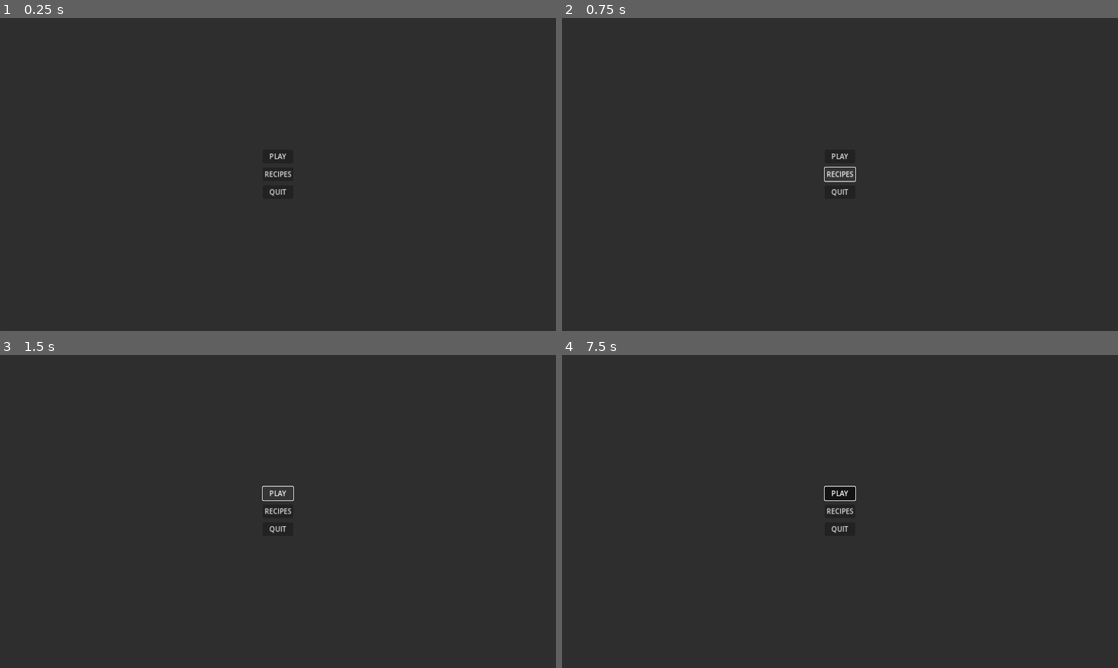
Above: before the commit, frames 1-4 (two rows, left to right).
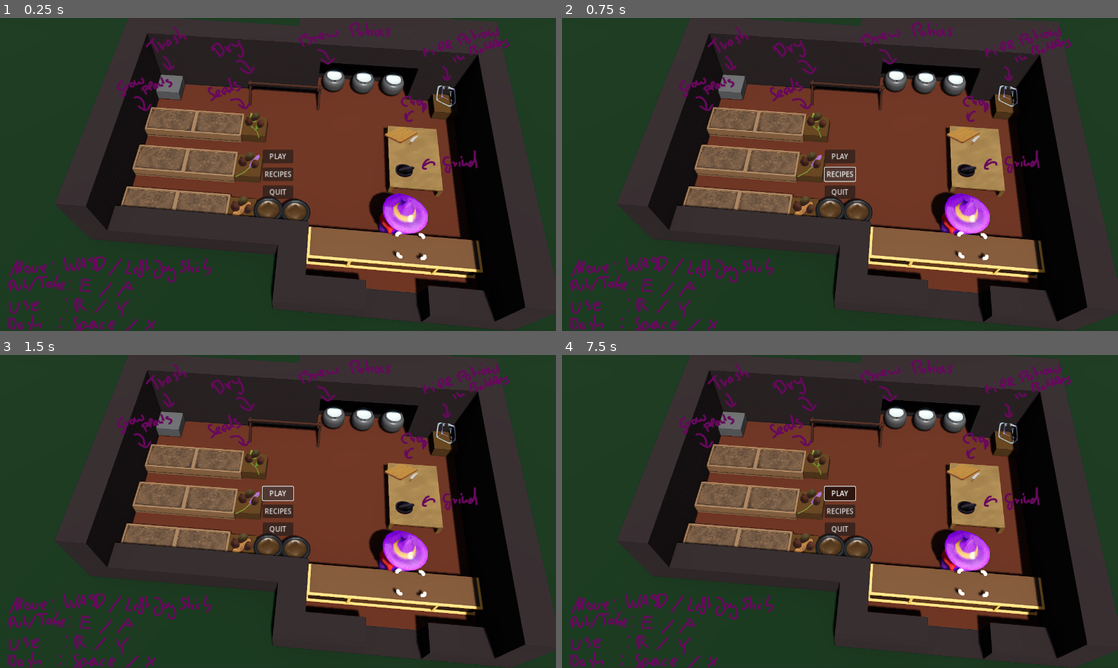
Above: after the commit, the same moments.

Repository: Byteron/potions
Game: Godot game, scene res://src/menu/title_screen.tscn
Same seed, same stepped clock (60 frames per second), same inputs: the game is played once before the commit and once after it.
Inputs:
- Up to frame 1 (0.25 s): no input
- Up to frame 2 (0.75 s): click "RECIPES" at 0.5 s
- Up to frame 3 (1.5 s): click "PLAY" at 1.25 s
- Up to frame 4 (7.5 s): click "PLAY" at 2 s; tap Enter at 2.75, 4.25, 5.75 s; hold D (move_right) 2.78-3.53 s; hold Space (dash) 2.78-3.53 s; hold S (move_down) 3.53-4.28 s; tap E (interact) at 3.6 s; hold D (move_right) 4.28-5.03 s; hold R (refine) 4.28-5.03 s; tap Space (dash) at 5, 5.1, 6.5 s; hold W (move_up) 5.03-5.78 s; hold E (interact) 5.78-6.53 s; hold A (move_left) 5.78-7.28 s; tap R (refine) at 6.6 s; hold S (move_down) from 7.28 s (still down); hold Space (dash) from 7.28 s (still down)

The runs differ from the first frame. In frame 1, 41% of the frame differs, in the area x 0-100%, y 0-100%; in frame 2, 41%; in frame 3, 41%; in frame 4, 41%.
Error in both runs: Invalid call. Nonexistent function 'change_scene' in base 'SceneTree'. (res://src/menu/title_screen.gd:10)

Commit message:
tutorial - basically

Diff:
--- a/project.godot
+++ b/project.godot
@@ -220,6 +220,7 @@
 window/size/viewport_width=1280
 window/size/viewport_height=720
 window/stretch/mode="canvas_items"
+window/stretch/aspect="ignore"
 
 [input]
 
--- a/src/menu/recipe_menu.tscn
+++ b/src/menu/recipe_menu.tscn
@@ -1,13 +1,25 @@
-[gd_scene load_steps=3 format=3 uid="uid://curthdcilvtq4"]
+[gd_scene load_steps=4 format=3 uid="uid://curthdcilvtq4"]
 
 [ext_resource type="Script" path="res://src/menu/recipe_menu.gd" id="1_hno5g"]
 [ext_resource type="PackedScene" uid="uid://ct3fykwqajjsj" path="res://src/hud/potion_entry.tscn" id="2_6n0xx"]
+[ext_resource type="Texture2D" uid="uid://b8nwejxsg6ryq" path="res://assets/graphics/images/background.png" id="3_tmrs4"]
 
 [node name="RecipeMenu" type="PanelContainer"]
 anchor_right = 1.0
 anchor_bottom = 1.0
 script = ExtResource( "1_hno5g" )
 PotionEntry = ExtResource( "2_6n0xx" )
+
+[node name="TextureRect" type="TextureRect" parent="."]
+offset_right = 1280.0
+offset_bottom = 720.0
+texture = ExtResource( "3_tmrs4" )
+ignore_texture_size = true
+
+[node name="ColorRect" type="ColorRect" parent="."]
+offset_right = 1280.0
+offset_bottom = 720.0
+color = Color(0, 0, 0, 0.470588)
 
 [node name="VBoxContainer" type="VBoxContainer" parent="."]
 offset_right = 1280.0
--- a/src/menu/title_screen.tscn
+++ b/src/menu/title_screen.tscn
@@ -1,11 +1,18 @@
-[gd_scene load_steps=2 format=3 uid="uid://gawuvru5mnvt"]
+[gd_scene load_steps=3 format=3 uid="uid://gawuvru5mnvt"]
 
 [ext_resource type="Script" path="res://src/menu/title_screen.gd" id="1_0odrm"]
+[ext_resource type="Texture2D" uid="uid://b8nwejxsg6ryq" path="res://assets/graphics/images/background.png" id="1_8tiu5"]
 
 [node name="TitleScreen" type="Panel"]
 anchor_right = 1.0
 anchor_bottom = 1.0
 script = ExtResource( "1_0odrm" )
+
+[node name="TextureRect" type="TextureRect" parent="."]
+anchor_right = 1.0
+anchor_bottom = 1.0
+texture = ExtResource( "1_8tiu5" )
+ignore_texture_size = true
 
 [node name="CenterContainer" type="CenterContainer" parent="."]
 anchor_right = 1.0
--- a/src/menu/victory_screen.tscn
+++ b/src/menu/victory_screen.tscn
@@ -1,11 +1,23 @@
-[gd_scene load_steps=2 format=3 uid="uid://cehs0lco42g71"]
+[gd_scene load_steps=3 format=3 uid="uid://cehs0lco42g71"]
 
 [ext_resource type="Script" path="res://src/menu/victory_screen.gd" id="1_jgnh0"]
+[ext_resource type="Texture2D" uid="uid://b8nwejxsg6ryq" path="res://assets/graphics/images/background.png" id="2_cgdbk"]
 
 [node name="VictoryScreen" type="Panel"]
 anchor_right = 1.0
 anchor_bottom = 1.0
 script = ExtResource( "1_jgnh0" )
+
+[node name="TextureRect" type="TextureRect" parent="."]
+anchor_right = 1.0
+anchor_bottom = 1.0
+texture = ExtResource( "2_cgdbk" )
+ignore_texture_size = true
+
+[node name="ColorRect" type="ColorRect" parent="."]
+offset_right = 1280.0
+offset_bottom = 720.0
+color = Color(0, 0, 0, 0.470588)
 
 [node name="VBoxContainer" type="VBoxContainer" parent="."]
 anchor_right = 1.0
--- a/src/tools/cauldron.tscn
+++ b/src/tools/cauldron.tscn
@@ -45,6 +45,7 @@
 
 [node name="cauldron" parent="." instance=ExtResource( "3_32sis" )]
 transform = Transform3D(0.5, 0, 0, 0, 0.5, 0, 0, 0, 0.5, 0, 0.27442, 0)
+visible = false
 
 [node name="Interactable" parent="." instance=ExtResource( "4_of3ea" )]
 transform = Transform3D(1, 0, 0, 0, 1, 0, 0, 0, 1, 0, 0.5, 0)
Binary file added: assets/graphics/images/background.png
Not shown, added: assets/graphics/images/background.png.import
